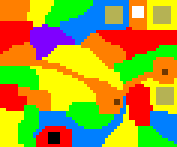
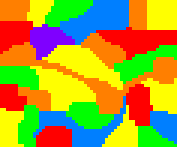
Before/after of a 177px x 147px layered artwork. What changed in the layer stack:
hid "lever" (1st of 2) over [162, 69, 168, 75]
hid "lever" (2nd of 2) over [114, 96, 126, 105]
hid "player" over [132, 6, 144, 18]
hid "exit" over [48, 132, 60, 144]
hid "tele copy 2" over [156, 87, 174, 105]
hid "tele copy" over [153, 6, 171, 24]
hid "tele" over [105, 6, 123, 24]
